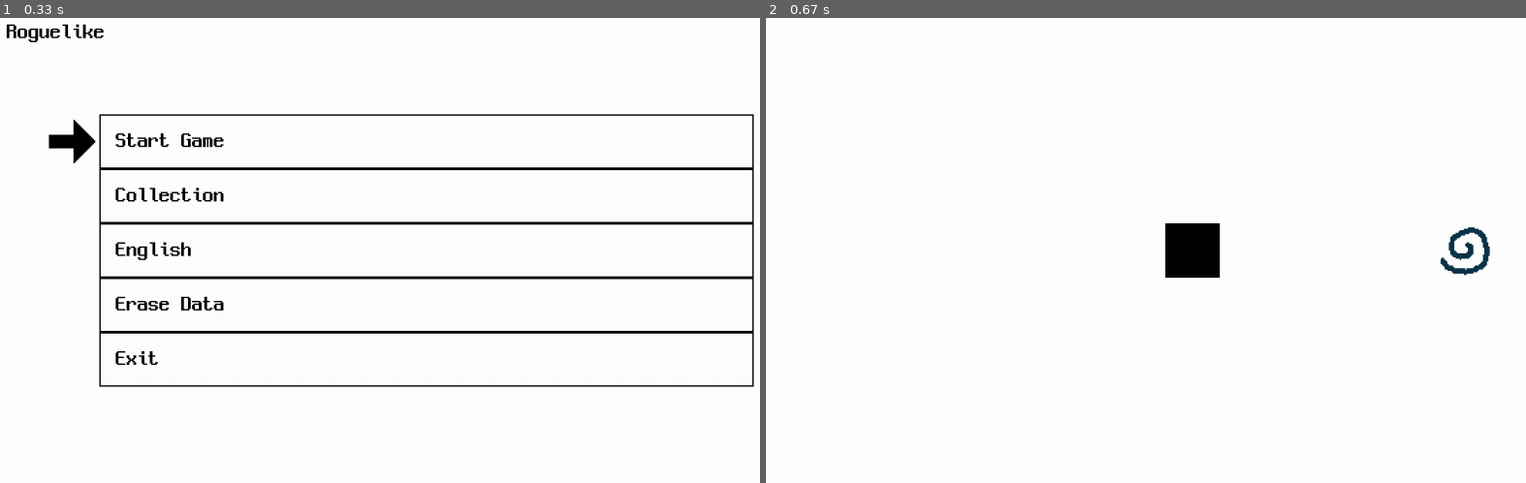
Above: before the commit, frames 1-2 (left to right).
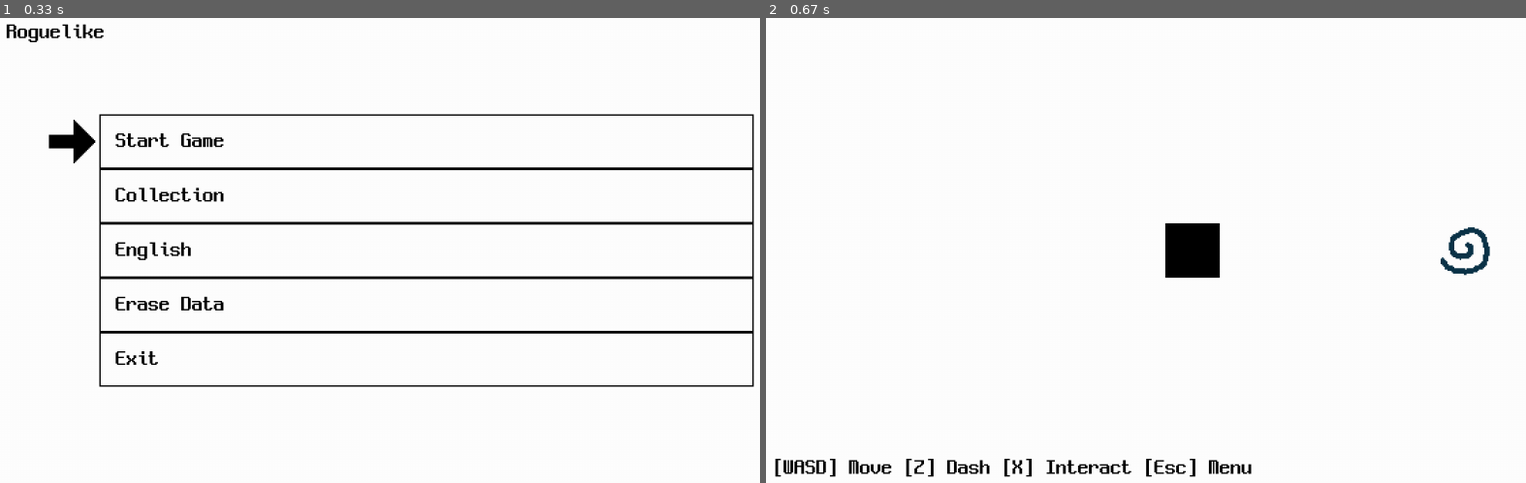
Above: after the commit, the same moments.

Repository: pupungeggang4/Python-Playground
Game: pygame game, started from roguelike/src/main.py
The game is run twice, just before and just after one commit, with the same random seed, the same clock (stepped at 60 frames per second) and the same inputs.
Inputs:
- Up to frame 1 (0.33 s): no input
- Up to frame 2 (0.67 s): tap Enter at 0.33 s

Frame 1 is identical in both runs. In frame 2, 0.9% of the frame differs, in the area x 1-64%, y 94-99%.

Commit message:
Moving player and orb handler

Diff:
--- a/roguelike/src/script/adventure.py
+++ b/roguelike/src/script/adventure.py
@@ -10,6 +10,7 @@
             ['boss', 'boss', 'boss']
         ]
         self.player = AdventurePlayer()
+        self.reward = []
 
     def start_adventure(self):
         self.floor = 0
--- a/roguelike/src/script/battle.py
+++ /dev/null
@@ -1,17 +0,0 @@
-class Battle():
-    def __init__(self):
-        self.player = Player()
-        self.unit = []
-        self.proj = []
-
-class Unit():
-    def __init__(self):
-        self.hp = 0
-        self.hp_max = 0
-        self.attack = 0
-        self.attack_type = 0
-        self.attack_cool = 0
-
-class Player(Unit):
-    def __init__(self):
-        self.__super__()
--- a/roguelike/src/script/datadescription.py
+++ b/roguelike/src/script/datadescription.py
@@ -0,0 +1,2 @@
+class DataD():
+    card = {}
--- /dev/null
+++ b/roguelike/src/script/field.py
@@ -0,0 +1,118 @@
+import pygame, sys, random
+
+from script.res import *
+
+from script.shape import *
+from script.render import *
+
+class Field():
+    def __init__(self):
+        self.camera = Rect2(0, 0, 1280, 720)
+        self.player = Player()
+        self.unit = []
+        self.proj = []
+        self.drop = [Drop()]
+
+    def handle_tick(self, game):
+        self.player.handle_tick(game)
+
+        for i in range(len(self.unit)):
+            self.unit[i].handle_tick(game)
+
+        for i in range(len(self.proj)):
+            self.proj[i].handle_tick(game)
+
+        for i in range(len(self.drop)):
+            self.drop[i].handle_tick(game)
+
+    def render(self, game):
+        self.player.render(game)
+
+        for i in range(len(self.unit)):
+            self.unit[i].render(game)
+
+        for i in range(len(self.proj)):
+            self.proj[i].render(game)
+
+        for i in range(len(self.drop)):
+            self.drop[i].render(game)
+
+class Drop():
+    def __init__(self):
+        self.rect = Rect2(0, 0, 40, 40)
+        self.type = 'coin'
+        self.amount = ''
+        self.surface = pygame.surface.Surface([40, 40], pygame.SRCALPHA)
+
+    def handle_tick(self, game):
+        pass
+
+    def render(self, game):
+        self.surface.fill(Color.transparent)
+        if self.type == 'coin':
+            self.surface.blit(Image.coin, [0, 0])
+        elif self.type == 'exporb':
+            self.surface.blit(Image.exporb, [0, 0])
+        Render.render_center_cam(game.surface, self.surface, self.rect, game.field.camera)
+
+class Projectile():
+    def __init__(self):
+        pass
+
+    def handle_tick(self, game):
+        pass
+
+    def render(self, game):
+        pass
+
+class Unit():
+    def __init__(self):
+        self.rect = Rect2(0, 0, 40, 40)
+        self.temp_pos = Vec2(0, 0)
+        self.speed = 320.0
+        self.hp = 0
+        self.hp_max = 0
+        self.attack = 0
+        self.attack_type = 0
+        self.attack_cool = 0
+        self.state = []
+        self.attack_target = 0
+        self.surface = pygame.surface.Surface([40, 40], pygame.SRCALPHA)
+
+    def handle_tick(self, game):
+        pass
+
+    def render(self, game):
+        pass
+
+class Player(Unit):
+    def __init__(self):
+        super().__init__()
+        self.rect = Rect2(0, 0, 80, 80)
+        self.card = []
+        self.surface = pygame.surface.Surface([80, 80], pygame.SRCALPHA)
+
+    def handle_tick(self, game):
+        self.move(game)
+
+    def move(self, game):
+        pos = self.rect.pos
+        self.temp_pos.x = pos.x
+        self.temp_pos.y = pos.y
+
+        if game.key_pressed['left'] == True:
+            self.temp_pos.x -= self.speed / game.fps
+        if game.key_pressed['right'] == True:
+            self.temp_pos.x += self.speed / game.fps
+        if game.key_pressed['up'] == True:
+            self.temp_pos.y -= self.speed / game.fps
+        if game.key_pressed['down'] == True:
+            self.temp_pos.y += self.speed / game.fps
+
+        pos.x = self.temp_pos.x
+        pos.y = self.temp_pos.y
+
+    def render(self, game):
+        self.surface.fill(Color.transparent)
+        self.surface.blit(Image.player, [0, 0])
+        Render.render_center_cam(game.surface, self.surface, self.rect, game.field.camera)
--- a/roguelike/src/script/game.py
+++ b/roguelike/src/script/game.py
@@ -4,6 +4,7 @@
 from script.res import *
 from script.locale import *
 from script.village import *
+from script.field import *
 
 import script.scenetitle as scenetitle
 import script.scenevillage as scenevillage
@@ -11,6 +12,9 @@
 
 class Game():
     def __init__(self):
+        pygame.init()
+        pygame.font.init()
+
         self.scene = 'title'
         self.state = ''
         self.menu = False
@@ -23,12 +27,12 @@
         self.selected_battle_confirm = 0
         self.selected_adventure_start = 0
 
+        self.field = Field()
+
         self.resolution = [1280, 720]
         self.fps = 60
         self.scale = 1
 
-        pygame.init()
-        pygame.font.init()
         monitor = pygame.display.Info()
         if monitor.current_w > 2560:
             self.scale = 2
--- a/roguelike/src/script/locale.py
+++ b/roguelike/src/script/locale.py
@@ -13,6 +13,7 @@
             'exit_to_title': 'Exit to title',
             'surrender': 'Surrender',
 
+            'control': '[WASD] Move [Z] Dash [X] Interact [Esc] Menu',
             'start_battle': 'Start Adventure?',
             'yes': 'Yes',
             'no': 'No',
@@ -31,6 +32,7 @@
             'exit_to_title': '시작 화면으로 나가기',
             'surrender': '항복',
 
+            'control': '[WASD] 이동 [Z] 대시 [X] 상호작용 [Esc] 메뉴',
             'start_battle': '모험을 시작할까요?',
             'yes': '예',
             'no': '아니오'
--- a/roguelike/src/script/res.py
+++ b/roguelike/src/script/res.py
@@ -15,5 +15,8 @@
     Font.neodgm_32 = pygame.font.Font('font/neodgm.ttf', 32)
 
 def load_image():
+    Image.coin = pygame.image.load('image/coin.png').convert_alpha()
+    Image.player = pygame.image.load('image/player.png').convert_alpha()
     Image.arrow = pygame.image.load('image/arrow.png').convert_alpha()
+    Image.exporb = pygame.image.load('image/exporb.png').convert_alpha()
     Image.portal = pygame.image.load('image/portal.png').convert_alpha()
--- a/roguelike/src/script/scenebattle.py
+++ b/roguelike/src/script/scenebattle.py
@@ -5,10 +5,15 @@
 from script.render import *
 
 def loop(game):
+    if game.menu == False:
+        if game.state == '':
+            game.field.handle_tick(game)
     render(game)
 
 def render(game):
     game.surface.fill(Color.white)
+
+    game.field.render(game)
 
     if game.menu == True:
         Render.render_menu_battle(game.surface, game)
--- a/roguelike/src/script/scenevillage.py
+++ b/roguelike/src/script/scenevillage.py
@@ -13,6 +13,7 @@
 def render(game):
     game.surface.fill(Color.white)
     game.village.render(game.surface, game)
+    game.surface.blit(Font.neodgm_32.render(game.locale['control'], False, Color.black), UI.Village.text_control)
 
     if game.state == 'battle_confirm':
         Render.render_battle_confirm(game.surface, game)
@@ -35,7 +36,7 @@
             if key == pygame.K_RETURN:
                 if game.selected_battle_confirm == 0:
                     game.scene = 'battle'
-                    game.state = 'adventure_start'
+                    game.state = ''
                 else:
                     game.state = ''
 
--- a/roguelike/src/script/ui.py
+++ b/roguelike/src/script/ui.py
@@ -14,7 +14,7 @@
         arrow = [[80, 160], [80, 240], [80, 320], [80, 400], [80, 480]]
 
     class Village():
-        pass
+        text_control = [24, 664]
 
     class Menu_Village():
         rect = [320, 200, 640, 320]
Binary file added: roguelike/src/image/coin.png
Binary file added: roguelike/src/image/exporb.png
Binary file added: roguelike/src/image/player.png
Not shown, changed: .gitignore
